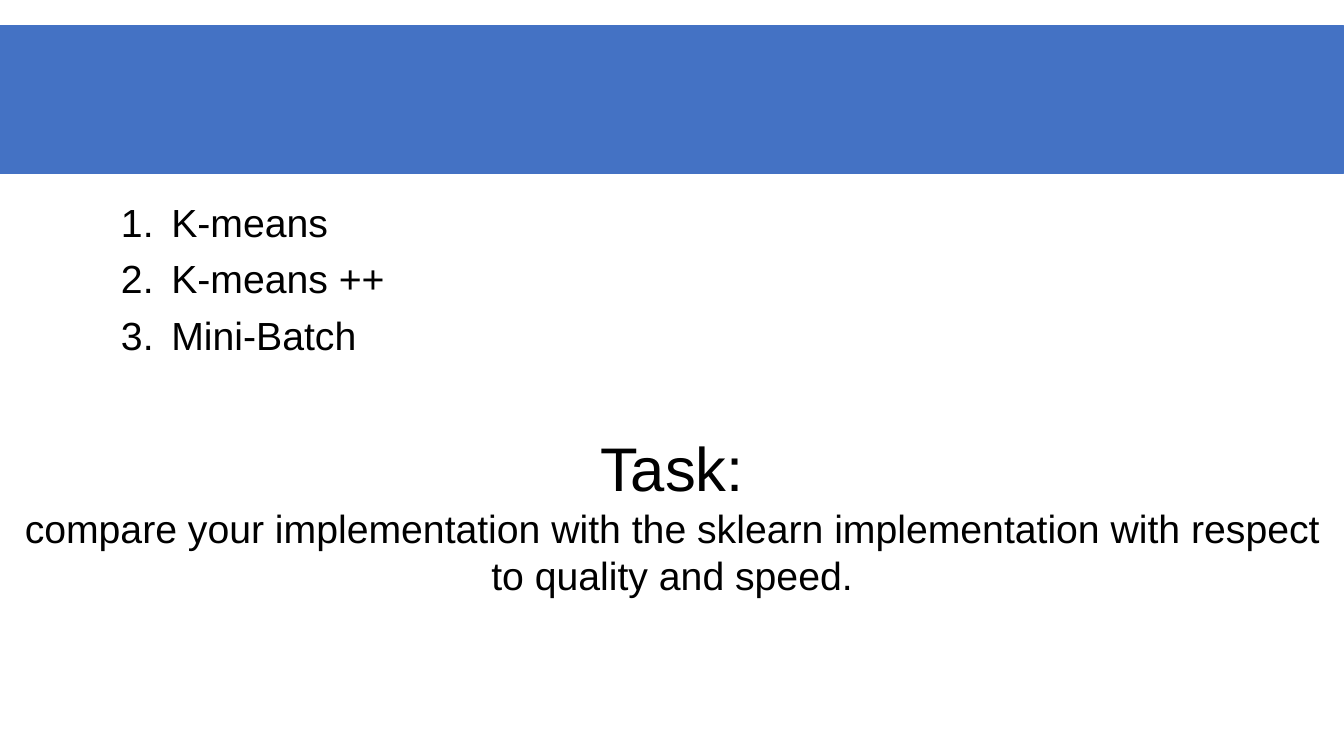
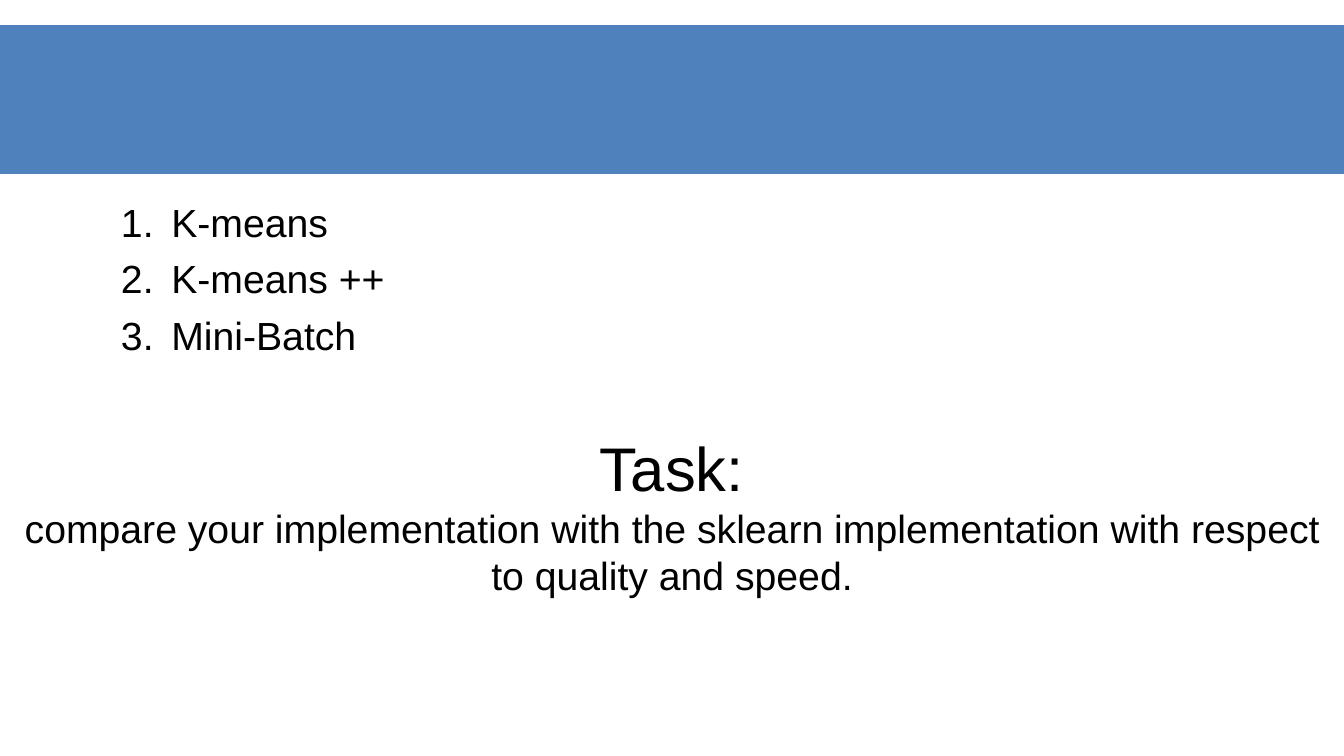
Before and after one commit to datascience-mobi/group-01-project-4-1, a slide deck: slide 2 of K-means clustering.pptx. Drawn at 1344x756 pixels with LibreOffice and Linux fonts; fonts in the diff are those of the drawing. Boxes give left, top, right and bottom in pixels: in the first picture for what was removed or moved away, otherwise in the second. Text is boxed around its words. In the diff, an @@ line names an element or a change of style, - is before the commit and + after.

```diff
--- a/K-means clustering.pptx
+++ b/K-means clustering.pptx
@@ rectangle at bbox=[0, 27, 1344, 173]: fill #4472C4 to #4F81BD; outline #4472C4 2 pt to #4F81BD 2 pt @@
```
Also in this commit, not shown: 6 other slides changed.
